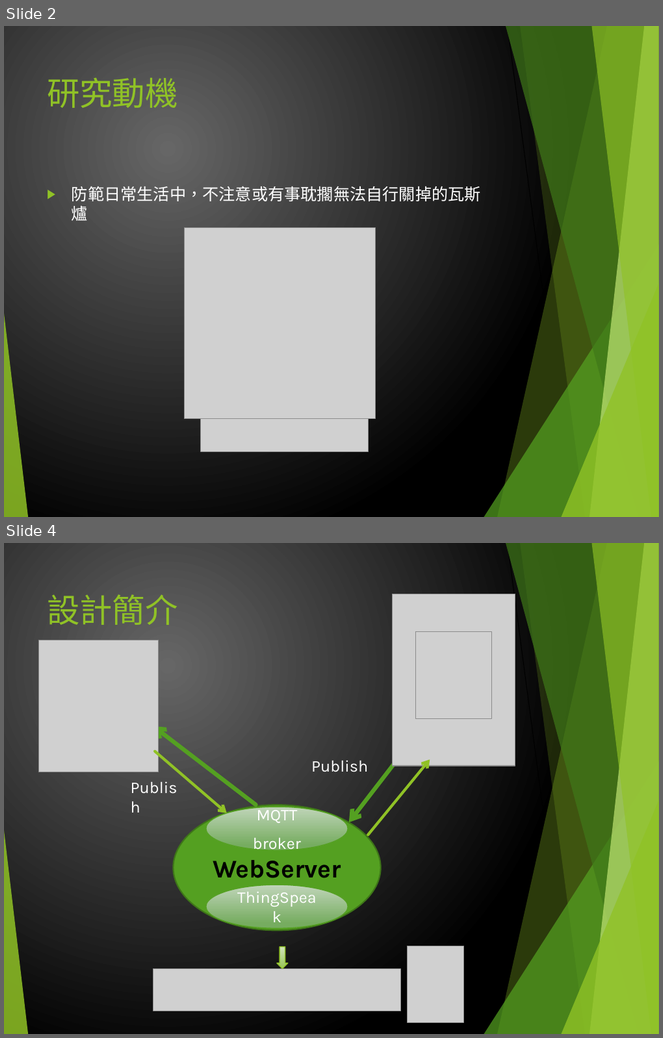
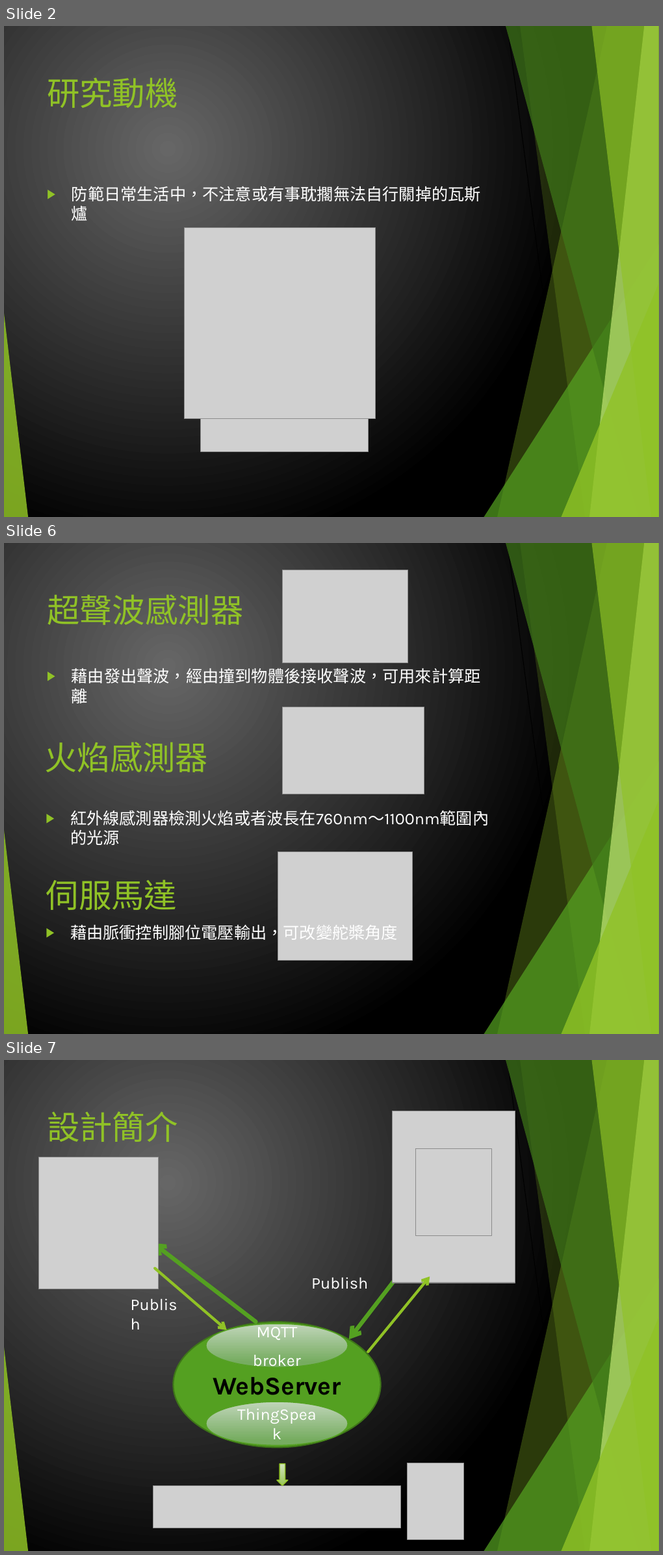
Before and after one commit to pupipaoo/Project-Gas-Emergency-switch, a slide deck: PPT/GasEmergenceSwitch.pptx. Shown one above the other, each under a label of ours: slides 2 and 4 before the commit, slides 2, 6 and 7 after it; the slides between them are not shown. The pictures are 663x1038 and 663x1555 pixels, drawn with LibreOffice and Linux fonts; fonts in the diff are those of the drawing; grey boxes stand for pictures. Boxes give left, top, right and bottom in pixels: in the first picture for what was removed or moved away, otherwise in the second. Text is boxed around its words. In the diff, an @@ line names an element or a change of style, - is before the commit and + after.

```diff
--- a/PPT/GasEmergenceSwitch.pptx
+++ b/PPT/GasEmergenceSwitch.pptx
@@ slide 6 added at [4,543,659,1034], background gradient #676767 to #000000; not listed: 10 template elements that a slide beside it also shows @@
@@ picture added at [282,570,408,663] @@
@@ title added at [47,594,243,625], 36 pt, text #90C226 @@
+超聲波感測器
@@ text added at [72,666,481,704], 18 pt, text #FFFFFF @@
+▶ 藉由發出聲波，經由撞到物體後接收聲波，可用來計算距離
@@ picture added at [282,707,425,794] @@
@@ text added at [44,742,208,772], 36 pt, text #90C226 @@
+火焰感測器
@@ text added at [70,808,489,828], 18 pt, text #FFFFFF @@
+▶ 紅外線感測器檢測火焰或者波長在760nm～1100nm範圍內的光源
@@ picture added at [278,852,413,960] @@
@@ text added at [46,880,178,910], 36 pt, text #90C226 @@
+伺服馬達
@@ text added at [70,923,398,943], 18 pt, text #FFFFFF @@
+▶ 藉由脈衝控制腳位電壓輸出，可改變舵槳角度
@@ what was slide 4 is now slide 7 @@
```
Also in this commit, not shown: 2 slides changed, 1 other slide added.
